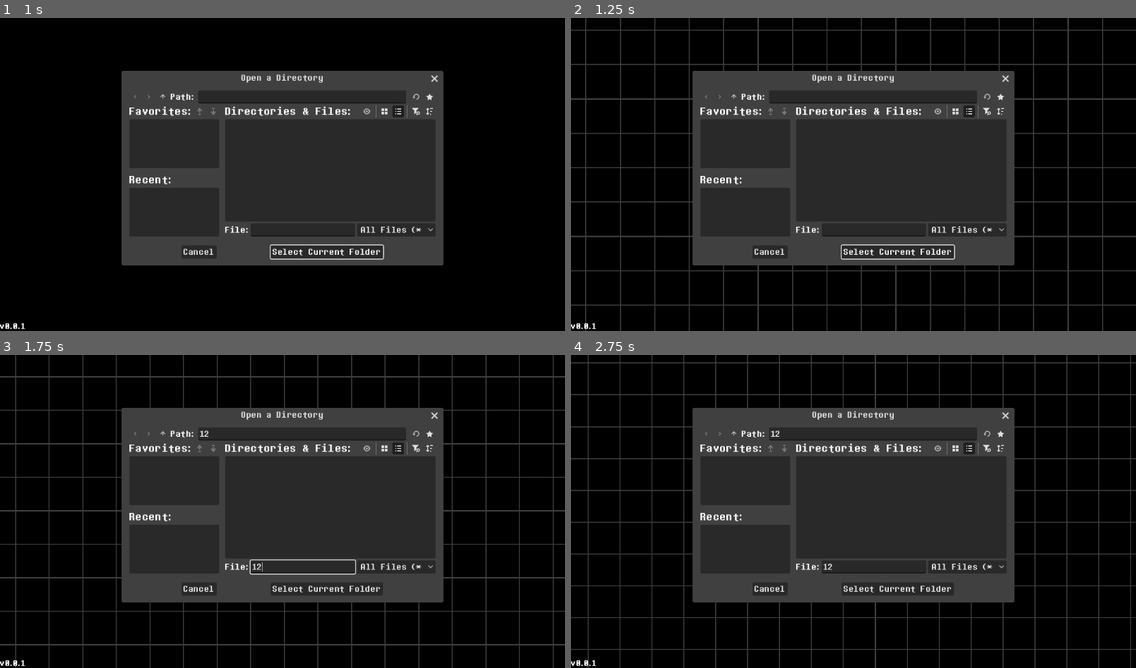
Above: before the commit, frames 1-4 (two rows, left to right).
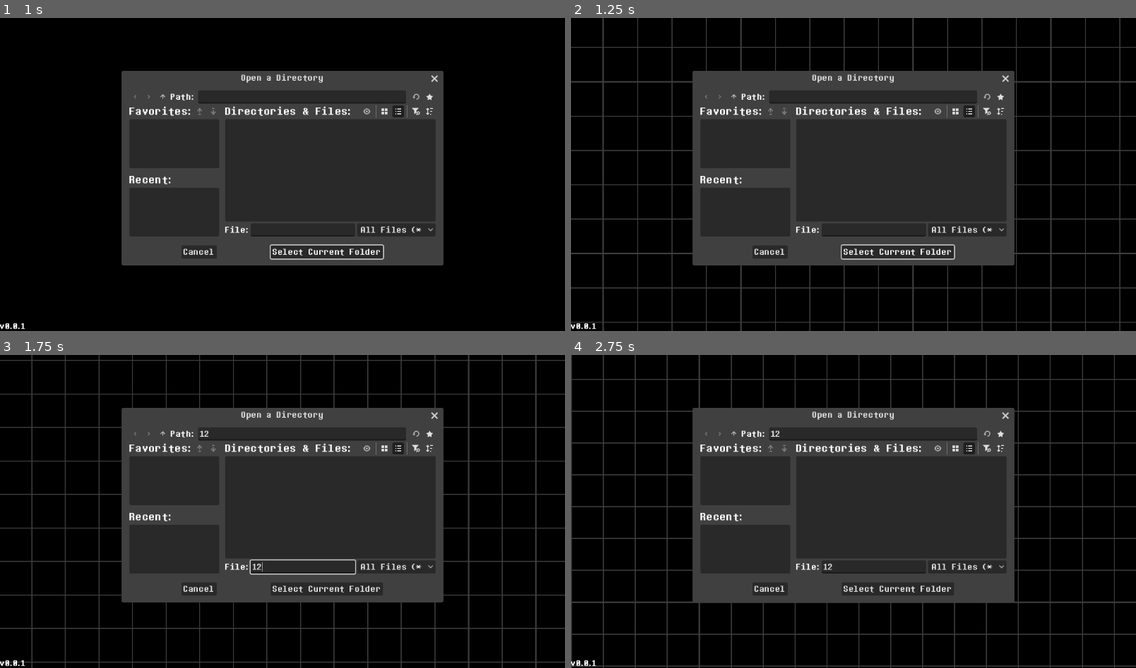
Above: after the commit, the same moments.

Repository: LunarTides/nutdealer
Game: Godot game, scene res://ui/main_menu.tscn
Same seed, same stepped clock (60 frames per second), same inputs: the game is played once before the commit and once after it. The engine's default icon, where the game draws it, is replaced by a stand-in: a white triangle on a blue panel in a dark square. Sound files missing from this copy of the repository are replaced by a short silence.
Inputs (mouse positions are in pixels of both pictures, inside the frame that each line leads up to):
- Up to frame 1 (1 s): click "Play" at 0.5 s
- Up to frame 2 (1.25 s): no input
- Up to frame 3 (1.75 s): click (299, 433) at 1.27 s; type "12" at 1.35 s; click (305, 567) at 1.5 s; type "12" at 1.58 s
- Up to frame 4 (2.75 s): click "Play" at 2 s

Frame 1 is identical in both runs. In frame 2, 8.3% of the frame differs, in the area x 0-100%, y 0-100%; in frame 3, 7.5%; in frame 4, 8.7%.

Commit message:
Make party members global

Diff:
--- a/creator/creator.gd
+++ b/creator/creator.gd
@@ -57,7 +57,8 @@
 		music_player.stream_paused = true
 	)
 	Game.play_ended.connect(func() -> void:
-		music_player.stream_paused = false
+		if enabled:
+			music_player.stream_paused = false
 	)
 
 func start() -> void:
@@ -138,3 +139,7 @@
 	# Show all tiles.
 	for tile: Tile in Game.tiles.get_all():
 		tile.infer_visibility()
+
+	# Reset party members.
+	for party_member: PartyMember in PartyMembers.party_members:
+		party_member.reset()
--- a/encounter/encounter.gd
+++ b/encounter/encounter.gd
@@ -31,7 +31,9 @@
 var in_encounter: bool = false
 var encounter_tile: Tile
 var enemies: Array[EncounterEnemy]
-var party_members: Array[PartyMember]
+var party_members: Array[PartyMember]:
+	get:
+		return PartyMembers.party_members
 var party_member: PartyMember:
 	get:
 		return party_members.get(turn)
@@ -195,7 +197,6 @@
 	in_encounter = true
 	encounter_tile = tile
 	enemies = encounter_tile.encounter.enemies.duplicate_deep()
-	party_members = encounter_tile.encounter.party_members.duplicate_deep()
 
 	# Setup tiles
 	for t: Tile in Game.tiles.get_all():
--- a/encounter/encounter_actions.gd
+++ b/encounter/encounter_actions.gd
@@ -42,7 +42,7 @@
 		var from_behind: bool = (
 			new > old and new == party_member_index or
 			# Going from enemy to first party member.
-			party_member_index == 0 and new == 0 and old > Encounter.party_members.size() - 1
+			party_member_index == 0 and new == 0 and old > PartyMembers.party_members.size() - 1
 		)
 		if from_behind:
 			button_index = 0
--- a/encounter/encounter_actions_container.gd
+++ b/encounter/encounter_actions_container.gd
@@ -7,7 +7,7 @@
 	for node: Control in get_children():
 		node.queue_free()
 
-	for i: int in range(Encounter.party_members.size()):
+	for i: int in range(PartyMembers.party_members.size()):
 		var actions: Control = ACTIONS.instantiate()
 		actions.party_member_index = i
 		add_child(actions)
--- a/encounter/encounter_party_member.gd
+++ b/encounter/encounter_party_member.gd
@@ -14,7 +14,7 @@
 var index: int = 0
 var data: PartyMember:
 	get:
-		return Encounter.party_members[index]
+		return PartyMembers.party_members[index]
 
 # Called when the node enters the scene tree for the first time.
 func _ready() -> void:
--- /dev/null
+++ b/game/party_members.gd
@@ -0,0 +1,67 @@
+extends Node
+
+signal added(party_member: PartyMember)
+signal removed(party_member: PartyMember)
+
+var party_members: Array[PartyMember]
+
+# Called when the node enters the scene tree for the first time.
+func _ready() -> void:
+	initialize_with_kris_susie_ralsei()
+
+	WorldSave.new_world_ended.connect(func() -> void:
+		initialize_with_kris_susie_ralsei()
+	)
+
+
+# Called every frame. 'delta' is the elapsed time since the previous frame.
+func _process(delta: float) -> void:
+	pass
+
+
+func add(party_member: PartyMember) -> void:
+	party_members.append(party_member)
+	added.emit(party_member)
+
+func remove(party_member: PartyMember) -> void:
+	party_members.erase(party_member)
+	removed.emit(party_member)
+
+func remove_with_name(party_member_name: String) -> void:
+	var index: int = party_members.find_custom(func(p: PartyMember) -> bool: return p.name == party_member_name)
+	if index == -1:
+		assert(false, "No party member with name '%s'." % party_member_name)
+		return
+
+	var party_member: PartyMember = party_members[index]
+	party_members.remove_at(index)
+	removed.emit(party_member)
+
+func from_name(party_member_name: String) -> PartyMember:
+	var index: int = party_members.find_custom(func(p: PartyMember) -> bool: return p.name == party_member_name)
+	if index == -1:
+		return null
+
+	var party_member: PartyMember = party_members[index]
+	return party_member
+
+func initialize_with_kris_susie_ralsei() -> void:
+	party_members = []
+
+	var kris: PartyMember = PartyMember.new()
+	kris.name = "Kris"
+	kris.max_health = 100
+	kris.sprite_frames = load("res://character/sprite_frames/kris.tres")
+	add(kris)
+
+	var susie: PartyMember = PartyMember.new()
+	susie.name = "Susie"
+	susie.max_health = 100
+	susie.sprite_frames = load("res://character/sprite_frames/susie.tres")
+	add(susie)
+
+	var ralsei: PartyMember = PartyMember.new()
+	ralsei.name = "Ralsei"
+	ralsei.max_health = 100
+	ralsei.sprite_frames = load("res://character/sprite_frames/ralsei.tres")
+	add(ralsei)
--- a/game/resources/party_member.gd
+++ b/game/resources/party_member.gd
@@ -6,7 +6,12 @@
 		if name != value:
 			name = value
 			emit_changed()
-@export var health: int:
+@export var max_health: int:
+	set(value):
+		if max_health != value:
+			max_health = value
+			emit_changed()
+@export var health: int = max_health:
 	set(value):
 		if health != value:
 			health = value
@@ -22,3 +27,7 @@
 		if encounter_intention != value:
 			encounter_intention = value
 			emit_changed()
+
+
+func reset() -> void:
+	health = max_health
--- a/global/world_save.gd
+++ b/global/world_save.gd
@@ -245,6 +245,11 @@
 	DirAccess.make_dir_recursive_absolute("%s/tiles" % path)
 	ResourceSaver.save(tiles, "%s/tiles/tiles.tscn" % path)
 
+	# Party Members
+	DirAccess.make_dir_recursive_absolute("%s/characters/party_members" % path)
+	for party_member: PartyMember in PartyMembers.party_members:
+		ResourceSaver.save(party_member, "%s/characters/party_members/%s.tres" % [path, party_member.name.to_snake_case()])
+
 	# Config
 	var config: ConfigFile = ConfigFile.new()
 	config.set_value("world", "engine_version", ProjectSettings.get_setting("application/config/version"))
@@ -309,6 +314,14 @@
 		tile.owner = null
 		tile.reparent(Game.tiles)
 		tile.owner = Game.tiles
+
+	# Party Members
+	PartyMembers.party_members = []
+	var party_members_path: String = "%s/characters/party_members" % path
+	for relative_path: String in DirAccess.get_files_at(party_members_path):
+		var party_member_path: String = party_members_path.path_join(relative_path)
+		var party_member: PartyMember = load(party_member_path)
+		PartyMembers.add(party_member)
 
 	load_ended.emit()
 
--- a/project.godot
+++ b/project.godot
@@ -31,6 +31,7 @@
 Room="*uid://bowcpndgm5uca"
 Encounter="*uid://b1154jyvopxp2"
 Settings="*uid://c6ypmkq6wonqm"
+PartyMembers="*uid://ettw6jcvve7a"
 
 [debug]
 
--- a/tile/creator/encounter/tile_encounter_party_member_customizer.gd
+++ b/tile/creator/encounter/tile_encounter_party_member_customizer.gd
@@ -13,10 +13,10 @@
 		if not is_instance_valid(tile) or not is_instance_valid(tile.encounter):
 			return
 
-		if tile.encounter.party_members.size() <= party_member_index:
+		if tile.encounter.party_member_names.size() <= party_member_index:
 			return
 
-		return tile.encounter.party_members[party_member_index]
+		return PartyMembers.from_name(tile.encounter.party_member_names[party_member_index])
 
 # Called when the node enters the scene tree for the first time.
 func _ready() -> void:
--- a/tile/creator/encounter/tile_encounter_party_members.gd
+++ b/tile/creator/encounter/tile_encounter_party_members.gd
@@ -14,8 +14,8 @@
 			for child: Control in get_children():
 				child.queue_free()
 
-			for i: int in range(tile.encounter.party_members.size()):
-				var party_member: PartyMember = tile.encounter.party_members[i]
+			for i: int in range(tile.encounter.party_member_names.size()):
+				var party_member: PartyMember = PartyMembers.from_name(tile.encounter.party_member_names[i])
 
 				var party_member_node: Button = PARTY_MEMBER.instantiate()
 				party_member_node.party_member_index = i
--- a/tile/resources/encounter.gd
+++ b/tile/resources/encounter.gd
@@ -7,10 +7,10 @@
 		if enemies != value:
 			enemies = value
 			emit_changed()
-@export var party_members: Array[PartyMember]:
+@export var party_member_names: PackedStringArray = []:
 	set(value):
-		if party_members != value:
-			party_members = value
+		if party_member_names != value:
+			party_member_names = value
 			emit_changed()
 
 var defeated: bool = false
--- a/tile/tile.gd
+++ b/tile/tile.gd
@@ -335,23 +335,8 @@
 	Creator.make_dirty()
 
 func load_encounter_party_members() -> void:
-	var kris: PartyMember = PartyMember.new()
-	kris.name = "Kris"
-	kris.health = 100
-	kris.sprite_frames = load("res://character/sprite_frames/kris.tres")
-	encounter.party_members.append(kris)
-
-	var susie: PartyMember = PartyMember.new()
-	susie.name = "Susie"
-	susie.health = 100
-	susie.sprite_frames = load("res://character/sprite_frames/susie.tres")
-	encounter.party_members.append(susie)
-
-	var ralsei: PartyMember = PartyMember.new()
-	ralsei.name = "Ralsei"
-	ralsei.health = 100
-	ralsei.sprite_frames = load("res://character/sprite_frames/ralsei.tres")
-	encounter.party_members.append(ralsei)
+	for party_member: PartyMember in PartyMembers.party_members:
+		encounter.party_member_names.append(party_member.name)
 
 func try_room_transition(from: TileRoomTransition.Trigger) -> void:
 	if not is_instance_valid(room_transition) or room_transition.index == -1 or room_transition.trigger != from:
--- a/ui/main_menu.tscn
+++ b/ui/main_menu.tscn
@@ -555,10 +555,10 @@
 modulate = Color(0.38039216, 0.38039216, 0.38039216, 0.6431373)
 z_index = -10
 layout_mode = 0
-offset_left = -235.1566
-offset_top = -20.843157
-offset_right = 1172.8434
-offset_bottom = 875.15686
+offset_left = -10.888017
+offset_top = -245.11201
+offset_right = 1397.1119
+offset_bottom = 650.888
 mouse_filter = 2
 texture = ExtResource("2_fe2o3")
 stretch_mode = 1
Not shown, added: game/party_members.gd.uid
